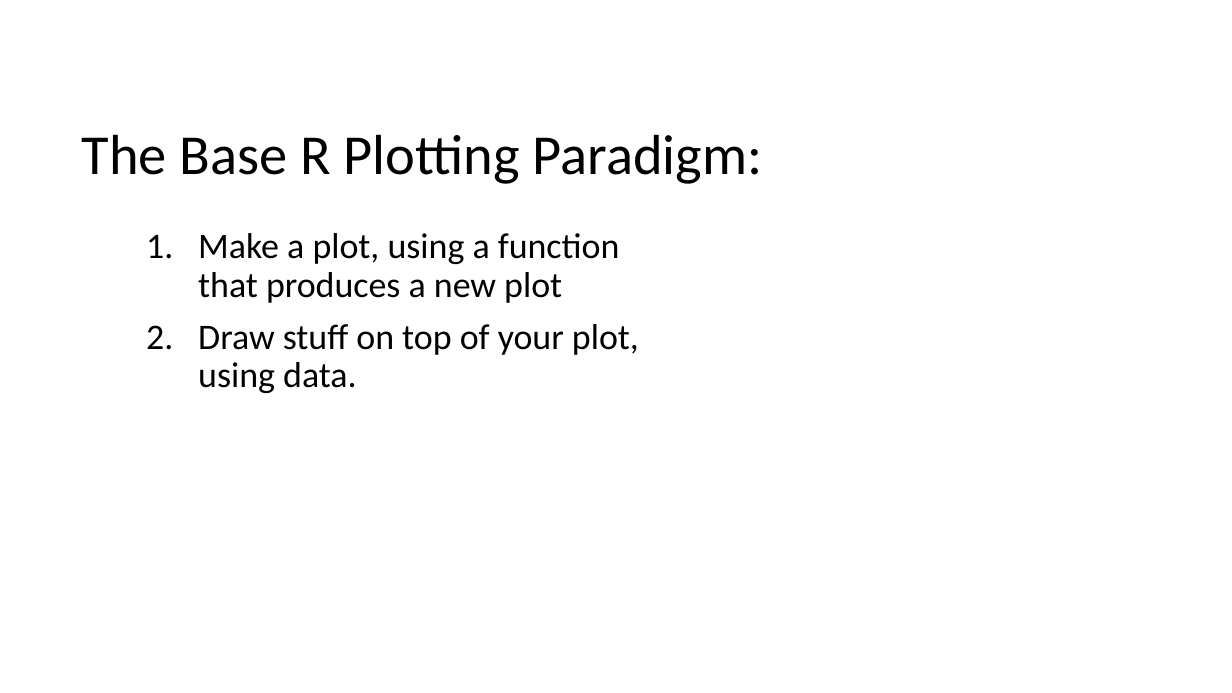
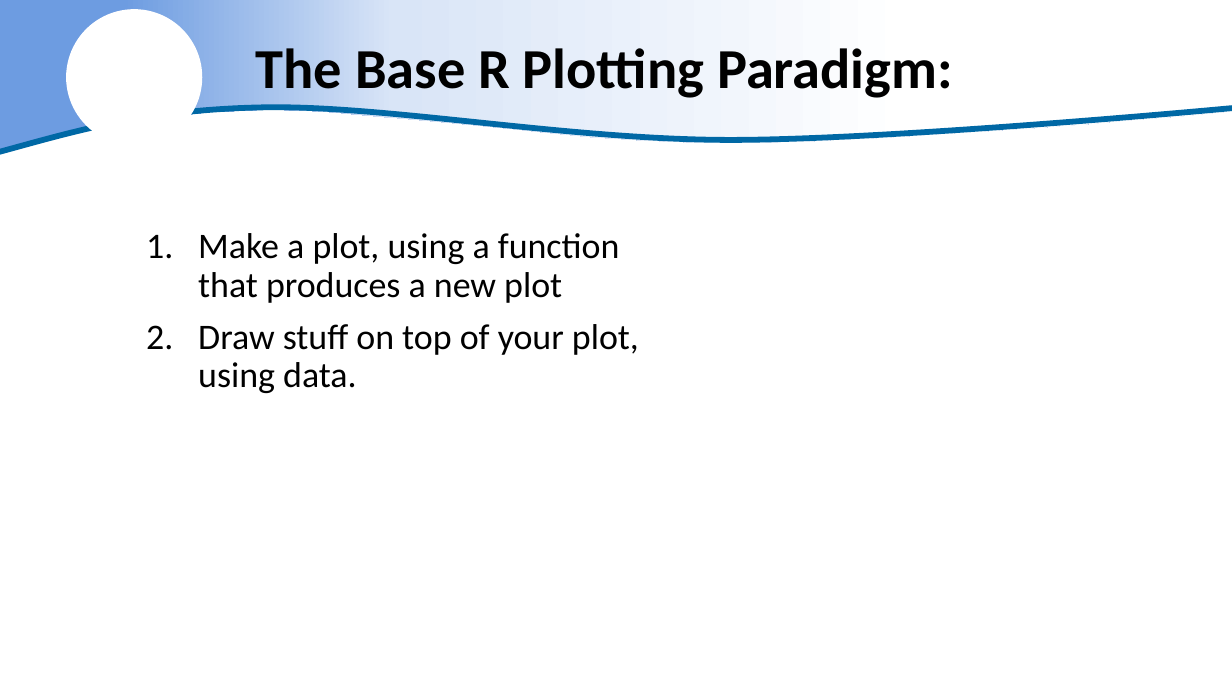
Before and after one commit to justinpriest/ADFG_R_Intro_Workshop, a slide deck: slide 6 of presentations/7 - Amazing Charts & How to Make Them.pptx (slide 8 before the commit). Drawn at 1232x693 pixels with LibreOffice and Linux fonts; fonts in the diff are those of the drawing; background and template pictures are left out. Boxes give left, top, right and bottom in pixels: in the first picture for what was removed or moved away, otherwise in the second. Text is boxed around its words. In the diff, an @@ line names an element or a change of style, - is before the commit and + after.

```diff
--- a/presentations/7 - Amazing Charts & How to Make Them.pptx
+++ b/presentations/7 - Amazing Charts & How to Make Them.pptx
@@ freeform shape added at [0,0,1232,152], fill gradient #6D9CE1 to #D9E5F7 to #FFFFFF @@
@@ ellipse added at [67,9,202,145], fill #FFFFFF @@
@@ title "The Base R Plotting Paradigm:": place and size @@
-title "The Base R Plotting Paradigm:" at [82,134,763,184]
+title "The Base R Plotting Paradigm:" at [256,48,953,98]
@@ title "The Base R Plotting Paradigm:" at [256,48,953,98]: bold on @@
@@ freeform shape added at [0,107,1232,152], outline #DAE3F3 4.5 pt @@
```
Also in this commit, not shown: 27 other slides changed, 2 slides removed, 8 other files.
